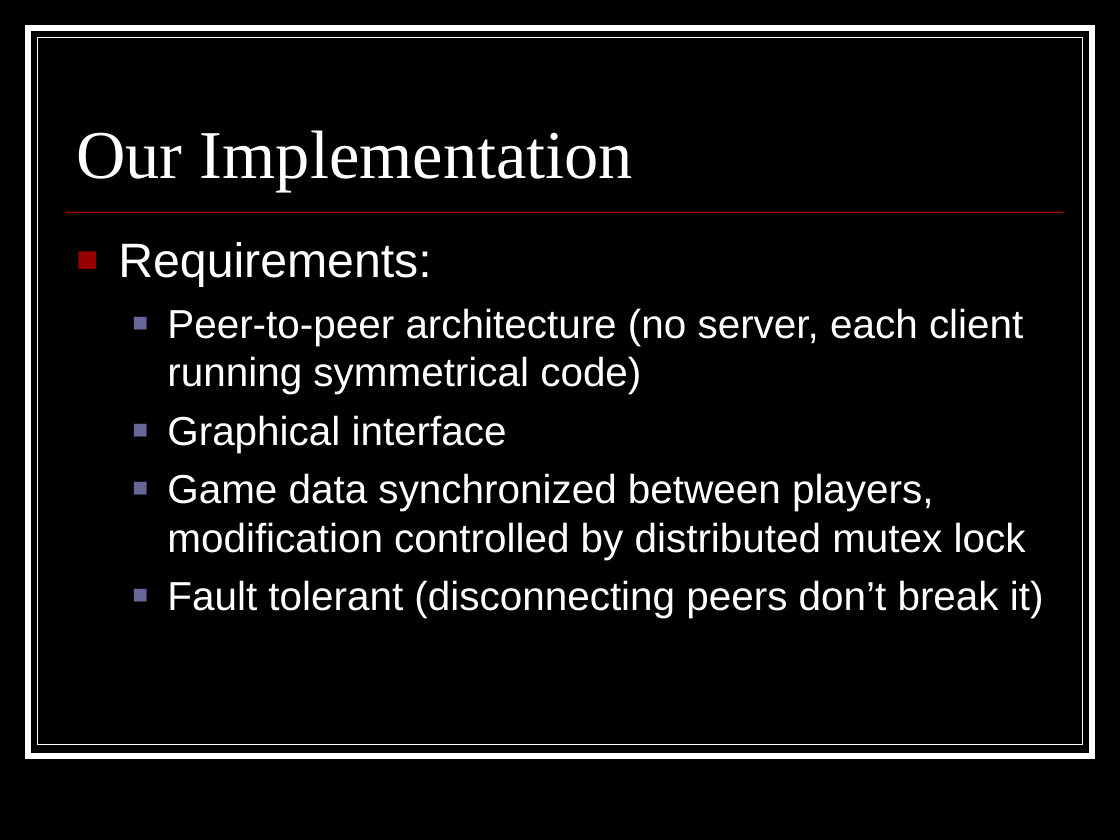
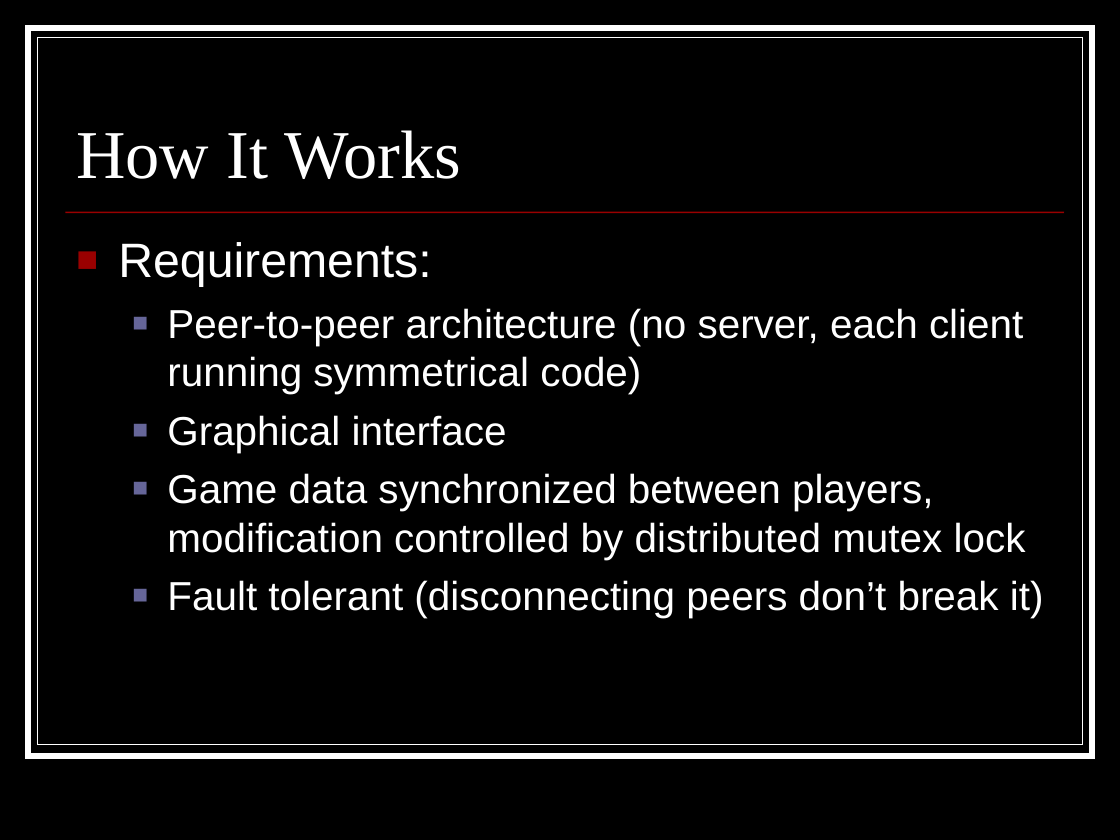
Before and after one commit to appleguru/p2pset, a slide deck: slide 6 of Other Documents/Final Presentation.ppt (slide 5 before the commit). Drawn at 1120x840 pixels with LibreOffice and Linux fonts; fonts in the diff are those of the drawing. Boxes give left, top, right and bottom in pixels: in the first picture for what was removed or moved away, otherwise in the second. Text is boxed around its words. In the diff, an @@ line names an element or a change of style, - is before the commit and + after.

```diff
--- a/Other Documents/Final Presentation.ppt
+++ b/Other Documents/Final Presentation.ppt
@@ title at (76, 130, 461, 179): text changed @@
-Our Implementation
+How It Works
```
Also in this commit, not shown: 1 other slide changed, 2 slides added.
